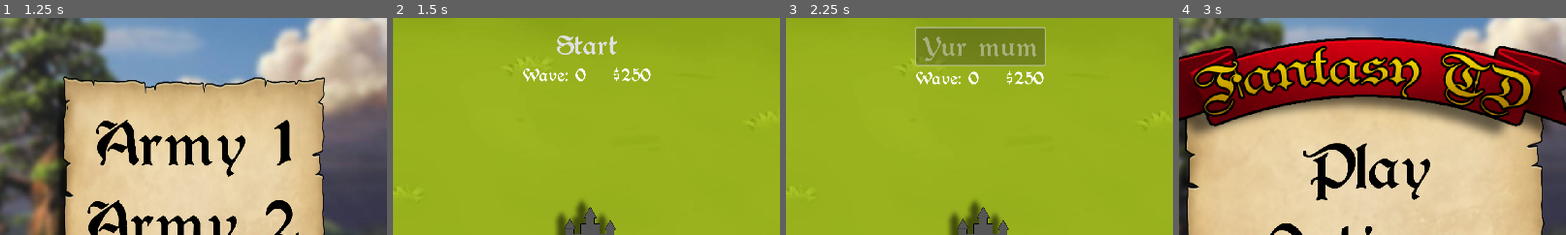
Above: before the commit, frames 1-4 (left to right).
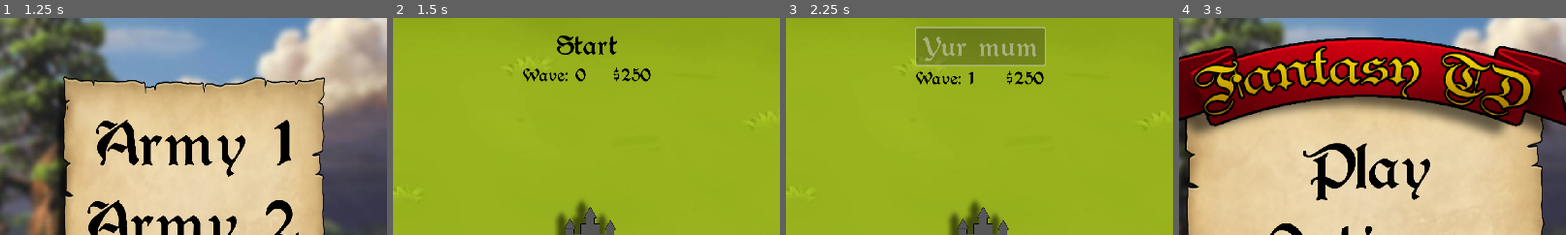
Above: after the commit, the same moments.

Repository: therealallaner/Fantasy-Tower-Defense
Game: Godot game, scene res://Scenes/TitleScreen.tscn
Two runs of this game, one before a commit and one after it. Both use one fixed random seed, a clock stepped at 60 frames per second and the inputs below.
Inputs:
- Up to frame 1 (1.25 s): click "Play" at 0.5 s
- Up to frame 2 (1.5 s): click "Army 1" at 1.25 s
- Up to frame 3 (2.25 s): click "Start" at 2 s
- Up to frame 4 (3 s): click "||" at 2.75 s
The pictures show only the part of the screen within x 25-75%, y 0-50%; the shares and areas given below are measured in that part.

Frame 1 is identical in both runs. In frame 2, 1.2% of the frame differs, in the area x 33-67%, y 8-30%; in frame 3, 0.7%; in frame 4, nothing differs.

Commit message:
Waves and Gameplay Loop
Finished setting up waves so now they are infinite and can scale sorta.
Also added a reward system for beating waves so now it has some form of a gameplay loop.

Diff:
--- a/Assets/UI/Themes/Augusta.tres
+++ b/Assets/UI/Themes/Augusta.tres
@@ -1,10 +1,94 @@
-[gd_resource type="Theme" load_steps=3 format=3 uid="uid://cp2e2s82wiif8"]
+[gd_resource type="Theme" load_steps=9 format=3 uid="uid://cp2e2s82wiif8"]
 
 [ext_resource type="FontFile" uid="uid://dh7mxkef1nqvf" path="res://Assets/Fonts/augusta/Augusta.ttf" id="1_5jc7f"]
+[ext_resource type="Texture2D" uid="uid://bsk4ie7qrdyor" path="res://Assets/UI/MainMenuMenuBG.png" id="2_nv8fn"]
+
+[sub_resource type="StyleBoxFlat" id="StyleBoxFlat_yb75g"]
+content_margin_left = 4.0
+content_margin_top = 4.0
+content_margin_right = 4.0
+content_margin_bottom = 4.0
+bg_color = Color(0.1, 0.1, 0.1, 0.3)
+corner_radius_top_left = 3
+corner_radius_top_right = 3
+corner_radius_bottom_right = 3
+corner_radius_bottom_left = 3
+corner_detail = 5
+
+[sub_resource type="StyleBoxFlat" id="StyleBoxFlat_0ed3w"]
+content_margin_left = 4.0
+content_margin_top = 4.0
+content_margin_right = 4.0
+content_margin_bottom = 4.0
+bg_color = Color(1, 1, 1, 0.75)
+draw_center = false
+border_width_left = 2
+border_width_top = 2
+border_width_right = 2
+border_width_bottom = 2
+corner_radius_top_left = 3
+corner_radius_top_right = 3
+corner_radius_bottom_right = 3
+corner_radius_bottom_left = 3
+corner_detail = 5
+expand_margin_left = 2.0
+expand_margin_top = 2.0
+expand_margin_right = 2.0
+expand_margin_bottom = 2.0
+
+[sub_resource type="StyleBoxFlat" id="StyleBoxFlat_s26qd"]
+content_margin_left = 4.0
+content_margin_top = 4.0
+content_margin_right = 4.0
+content_margin_bottom = 4.0
+bg_color = Color(0.225, 0.225, 0.225, 0.6)
+corner_radius_top_left = 3
+corner_radius_top_right = 3
+corner_radius_bottom_right = 3
+corner_radius_bottom_left = 3
+corner_detail = 5
 
 [sub_resource type="StyleBoxEmpty" id="StyleBoxEmpty_etwhh"]
+
+[sub_resource type="StyleBoxFlat" id="StyleBoxFlat_2tcvm"]
+content_margin_left = 4.0
+content_margin_top = 4.0
+content_margin_right = 4.0
+content_margin_bottom = 4.0
+bg_color = Color(0, 0, 0, 0.6)
+corner_radius_top_left = 3
+corner_radius_top_right = 3
+corner_radius_bottom_right = 3
+corner_radius_bottom_left = 3
+corner_detail = 5
+
+[sub_resource type="StyleBoxTexture" id="StyleBoxTexture_8xgqa"]
+texture = ExtResource("2_nv8fn")
 
 [resource]
 default_font = ExtResource("1_5jc7f")
 default_font_size = 175
+Button/colors/font_color = Color(0, 0, 0, 1)
+Button/colors/font_disabled_color = Color(0.875, 0.875, 0.875, 0.5)
+Button/colors/font_focus_color = Color(0.95, 0.95, 0.95, 1)
+Button/colors/font_hover_color = Color(0.95, 0.95, 0.95, 1)
+Button/colors/font_hover_pressed_color = Color(1, 1, 1, 1)
+Button/colors/font_outline_color = Color(1, 1, 1, 1)
+Button/colors/font_pressed_color = Color(1, 1, 1, 1)
+Button/colors/icon_disabled_color = Color(1, 1, 1, 0.4)
+Button/colors/icon_focus_color = Color(1, 1, 1, 1)
+Button/colors/icon_hover_color = Color(1, 1, 1, 1)
+Button/colors/icon_hover_pressed_color = Color(1, 1, 1, 1)
+Button/colors/icon_normal_color = Color(1, 1, 1, 1)
+Button/colors/icon_pressed_color = Color(1, 1, 1, 1)
+Button/constants/h_separation = 2
+Button/constants/icon_max_width = 0
+Button/constants/outline_size = 0
+Button/fonts/font = ExtResource("1_5jc7f")
+Button/styles/disabled = SubResource("StyleBoxFlat_yb75g")
+Button/styles/focus = SubResource("StyleBoxFlat_0ed3w")
+Button/styles/hover = SubResource("StyleBoxFlat_s26qd")
 Button/styles/normal = SubResource("StyleBoxEmpty_etwhh")
+Button/styles/pressed = SubResource("StyleBoxFlat_2tcvm")
+Label/colors/font_color = Color(0, 0, 0, 1)
+PanelContainer/styles/panel = SubResource("StyleBoxTexture_8xgqa")
--- a/Scenes/Characters/goblin.tscn
+++ b/Scenes/Characters/goblin.tscn
@@ -6,14 +6,14 @@
 
 [sub_resource type="CapsuleShape2D" id="CapsuleShape2D_xgo0f"]
 radius = 9.0
-height = 20.0
+height = 32.0
 
 [sub_resource type="CircleShape2D" id="CircleShape2D_owgjn"]
 radius = 19.0263
 
 [node name="Goblin" type="CharacterBody2D"]
 collision_layer = 4
-collision_mask = 11
+collision_mask = 3
 script = ExtResource("1_m3jd8")
 
 [node name="Sprite2D" type="Sprite2D" parent="."]
@@ -21,12 +21,12 @@
 texture = ExtResource("2_c3c30")
 
 [node name="CollisionShape2D" type="CollisionShape2D" parent="."]
-position = Vector2(0, 14)
+position = Vector2(0, 6)
 shape = SubResource("CapsuleShape2D_xgo0f")
 
 [node name="AttackRange" type="Area2D" parent="."]
 collision_layer = 4
-collision_mask = 15
+collision_mask = 7
 script = ExtResource("3_nd61b")
 
 [node name="CollisionShape2D" type="CollisionShape2D" parent="AttackRange"]
--- a/Scenes/Characters/sorcerer.tscn
+++ b/Scenes/Characters/sorcerer.tscn
@@ -1,12 +1,13 @@
-[gd_scene load_steps=6 format=3 uid="uid://b8yaa01m7dtw1"]
+[gd_scene load_steps=7 format=3 uid="uid://b8yaa01m7dtw1"]
 
 [ext_resource type="Script" path="res://Scripts/Classes/Sorcerer.gd" id="1_6o6ak"]
 [ext_resource type="Texture2D" uid="uid://cs3r8cehshbxd" path="res://Assets/My Sprites/LowRangedUnit.png" id="2_76nyj"]
+[ext_resource type="PackedScene" uid="uid://ci2u2yr134vu8" path="res://Scenes/Objects/SorcSpell.tscn" id="2_ec4il"]
 [ext_resource type="Script" path="res://Scripts/Components/AttackRange.gd" id="3_874on"]
 
 [sub_resource type="CapsuleShape2D" id="CapsuleShape2D_w74di"]
 radius = 15.0
-height = 38.0
+height = 54.0
 
 [sub_resource type="CapsuleShape2D" id="CapsuleShape2D_65rf6"]
 radius = 95.0
@@ -14,15 +15,16 @@
 
 [node name="Sorcerer" type="CharacterBody2D"]
 collision_layer = 4
-collision_mask = 15
+collision_mask = 3
 script = ExtResource("1_6o6ak")
+projectile = ExtResource("2_ec4il")
+projectile_speed = 250
 
 [node name="Sprite2D" type="Sprite2D" parent="."]
 modulate = Color(0.301961, 0, 0.584314, 1)
 texture = ExtResource("2_76nyj")
 
 [node name="CollisionShape2D" type="CollisionShape2D" parent="."]
-position = Vector2(0, 10)
 shape = SubResource("CapsuleShape2D_w74di")
 
 [node name="AttackRange" type="Area2D" parent="."]
--- a/Scenes/Characters/xbowman.tscn
+++ b/Scenes/Characters/xbowman.tscn
@@ -1,7 +1,8 @@
-[gd_scene load_steps=6 format=3 uid="uid://euprlpbkbsih"]
+[gd_scene load_steps=7 format=3 uid="uid://euprlpbkbsih"]
 
 [ext_resource type="Script" path="res://Scripts/Classes/xbowman.gd" id="1_5adh0"]
 [ext_resource type="Texture2D" uid="uid://cs3r8cehshbxd" path="res://Assets/My Sprites/LowRangedUnit.png" id="2_5ig6h"]
+[ext_resource type="PackedScene" uid="uid://dc8iywyfffmen" path="res://Scenes/Objects/xbow_bolt.tscn" id="2_hfh1u"]
 [ext_resource type="Script" path="res://Scripts/Components/AttackRange.gd" id="3_p22ys"]
 
 [sub_resource type="CapsuleShape2D" id="CapsuleShape2D_w74di"]
@@ -16,6 +17,8 @@
 collision_layer = 2
 collision_mask = 13
 script = ExtResource("1_5adh0")
+projectile = ExtResource("2_hfh1u")
+projectile_speed = 350
 
 [node name="Sprite2D" type="Sprite2D" parent="."]
 modulate = Color(0.282353, 0.105882, 0, 1)
--- a/Scenes/Objects/SorcSpell.tscn
+++ b/Scenes/Objects/SorcSpell.tscn
@@ -16,8 +16,7 @@
 autostart = true
 
 [node name="Area2D" type="Area2D" parent="."]
-collision_layer = 4
-collision_mask = 15
+collision_layer = 0
 
 [node name="CollisionShape2D" type="CollisionShape2D" parent="Area2D"]
 shape = SubResource("CircleShape2D_nrb7d")
--- a/Scenes/Objects/xbow_bolt.tscn
+++ b/Scenes/Objects/xbow_bolt.tscn
@@ -16,8 +16,8 @@
 autostart = true
 
 [node name="Area2D" type="Area2D" parent="."]
-collision_layer = 4
-collision_mask = 15
+collision_layer = 0
+collision_mask = 4
 
 [node name="CollisionShape2D" type="CollisionShape2D" parent="Area2D"]
 position = Vector2(2.5, 0)
--- a/Scenes/UI_Scenes/game_ui.tscn
+++ b/Scenes/UI_Scenes/game_ui.tscn
@@ -12,6 +12,38 @@
 
 [node name="Game UI" type="CanvasLayer"]
 script = ExtResource("1_pvasg")
+
+[node name="WaveRewards" type="PanelContainer" parent="."]
+anchors_preset = 8
+anchor_left = 0.5
+anchor_top = 0.5
+anchor_right = 0.5
+anchor_bottom = 0.5
+offset_left = -376.0
+offset_top = -198.5
+offset_right = 376.0
+offset_bottom = 198.5
+grow_horizontal = 2
+grow_vertical = 2
+theme = ExtResource("2_mttdy")
+
+[node name="MarginContainer" type="MarginContainer" parent="WaveRewards"]
+layout_mode = 2
+theme_override_constants/margin_left = 250
+theme_override_constants/margin_top = 100
+theme_override_constants/margin_right = 250
+theme_override_constants/margin_bottom = 100
+
+[node name="VBoxContainer" type="VBoxContainer" parent="WaveRewards/MarginContainer"]
+layout_mode = 2
+
+[node name="test 1" type="Label" parent="WaveRewards/MarginContainer/VBoxContainer"]
+layout_mode = 2
+text = "Nice Wave!!"
+
+[node name="test 2" type="Button" parent="WaveRewards/MarginContainer/VBoxContainer"]
+layout_mode = 2
+text = "OK"
 
 [node name="GameStats" type="VBoxContainer" parent="."]
 anchors_preset = 5
@@ -172,6 +204,10 @@
 layout_mode = 2
 size_flags_horizontal = 3
 
+[node name="Timer" type="Timer" parent="."]
+one_shot = true
+
+[connection signal="pressed" from="WaveRewards/MarginContainer/VBoxContainer/test 2" to="." method="_on_test_2_pressed"]
 [connection signal="pressed" from="GameStats/WaveController" to="." method="_on_wave_controller_pressed"]
 [connection signal="mouse_entered" from="Stores/HumanStore/Infantry/Infantry" to="." method="_on_infantry_mouse_entered"]
 [connection signal="mouse_exited" from="Stores/HumanStore/Infantry/Infantry" to="." method="_on_infantry_mouse_exited"]
@@ -181,3 +217,4 @@
 [connection signal="pressed" from="Stores/HumanStore/Xbowman/Xbow" to="." method="_on_xbow_pressed"]
 [connection signal="pressed" from="MenuButtons/Pause" to="." method="_on_pause_pressed"]
 [connection signal="pressed" from="MenuButtons/Quit" to="." method="_on_quit_pressed"]
+[connection signal="timeout" from="Timer" to="." method="_on_timer_timeout"]
--- a/Scenes/node_2d.tscn
+++ b/Scenes/node_2d.tscn
@@ -22,6 +22,8 @@
 
 [node name="Game UI" parent="." instance=ExtResource("4_j1k6x")]
 
+[node name="SpawnController" parent="." instance=ExtResource("6_00qip")]
+
 [node name="Wave 1" type="Node2D" parent="."]
 
 [node name="Spawner" parent="Wave 1" instance=ExtResource("5_bipg0")]
@@ -30,4 +32,26 @@
 [node name="Spawner2" parent="Wave 1" instance=ExtResource("5_bipg0")]
 position = Vector2(216, 1168)
 
-[node name="SpawnController" parent="." instance=ExtResource("6_00qip")]
+[node name="Wave 3" type="Node2D" parent="."]
+
+[node name="Spawner" parent="Wave 3" instance=ExtResource("5_bipg0")]
+position = Vector2(-97, 555)
+
+[node name="Spawner3" parent="Wave 3" instance=ExtResource("5_bipg0")]
+position = Vector2(-113, 228)
+
+[node name="Wave 5" type="Node2D" parent="."]
+
+[node name="Spawner" parent="Wave 5" instance=ExtResource("5_bipg0")]
+position = Vector2(2049, 986)
+
+[node name="Spawner3" parent="Wave 5" instance=ExtResource("5_bipg0")]
+position = Vector2(1591, 1191)
+
+[node name="Wave 7" type="Node2D" parent="."]
+
+[node name="Spawner" parent="Wave 7" instance=ExtResource("5_bipg0")]
+position = Vector2(-106, 705)
+
+[node name="Spawner3" parent="Wave 7" instance=ExtResource("5_bipg0")]
+position = Vector2(-97, 1099)
--- a/Scripts/Classes/RangedUnit.gd
+++ b/Scripts/Classes/RangedUnit.gd
@@ -2,7 +2,9 @@
 class_name Ranged_Unit
 
 
-@onready var projectile = preload("res://Scenes/Objects/SorcSpell.tscn")
+#@onready var projectile = preload("res://Scenes/Objects/SorcSpell.tscn")
+@export var projectile: PackedScene
+@export var projectile_speed: int
 
 
 func Ranged_Attack():
@@ -14,5 +16,6 @@
 	var instancerotation = instancedir.angle()
 	instance.rotation = instancerotation
 	instance.Target = Target
+	instance.Speed = projectile_speed
 	instance.attackDMG = attackDMG
 	$AttackRange/AttackTimer.start()
--- a/Scripts/Classes/commander.gd
+++ b/Scripts/Classes/commander.gd
@@ -6,7 +6,7 @@
 var max_troop_command = 7
 var current_command = 0
 var mouse_hovering = false
-var Speed = 60
+var Speed = 95
 var Target = null
 var Targetdis: float
 var Units = []
--- a/Scripts/Classes/xbowman.gd
+++ b/Scripts/Classes/xbowman.gd
@@ -2,10 +2,8 @@
 class_name Xbow
 
 
-
 func _ready():
 	isenemy = false
-	projectile = preload("res://Scenes/Objects/xbow_bolt.tscn")
 	Speed = 100
 	attackDMG = 6
 	HP = 12
--- a/Scripts/Game UI.gd
+++ b/Scripts/Game UI.gd
@@ -8,12 +8,15 @@
 @onready var Inf_B = $Stores/HumanStore/Infantry/Infantry
 @onready var Xbow_L = $Stores/HumanStore/Xbowman/Label2
 @onready var Xbow_B = $Stores/HumanStore/Xbowman/Xbow
+@onready var Commander = preload("res://Scenes/Characters/commander.tscn")
 @onready var Infantry_Unit = preload("res://Scenes/Characters/infantry.tscn")
 @onready var Xbow_Unit = preload("res://Scenes/Characters/xbowman.tscn")
 @onready var MaxSpace = $CommanderStats/MaxSpace
 @onready var CurrSpace = $CommanderStats/CurrSpace
+var CommanderRounds = [2,5,8]
 
 func _ready():
+	$WaveRewards.hide()
 	WaveButton.text = "Start"
 	WaveCount.text = "Wave: " + str(Global.CurrWave)
 	$Stores/HumanStore.visible = false
@@ -23,12 +26,16 @@
 
 func _process(delta):
 	Money.text = "$" + str(Global.PlayerMoney)
+	WaveCount.text = "Wave: " + str(Global.CurrWave)
 	if Global.WaveisActive:
 		WaveButton.text = "Yur mum"
 		WaveButton.disabled = true
 	else:
 		WaveButton.text = "Start"
-		WaveButton.disabled = false
+
+	if !Global.WaveisActive:
+		if Global.WaveReward:
+			WaveRewards()
 
 func Check_Troops():
 	var max = Global.SelectedCommander.max_troop_command
@@ -49,6 +56,26 @@
 	else:
 		Xbow_B.disabled = false
 
+func WaveRewards():
+	var MoneyExponent: int
+	Global.WaveReward = false
+	$WaveRewards.show()
+	if Global.CurrWave < 4:
+		MoneyExponent = 20
+	elif Global.CurrWave < 10:
+		MoneyExponent = 15
+	else:
+		MoneyExponent = 10
+
+	Global.PlayerMoney += MoneyExponent + MoneyExponent * Global.CurrWave
+	Add_Commander()
+
+func Add_Commander():
+	if Global.CurrWave in CommanderRounds:
+		var instance = Commander.instantiate()
+		var targetpos = get_parent().get_node("TheTower/UnitSpawner").global_position
+		instance.position = targetpos
+		get_parent().add_child(instance)
 
 func _on_infantry_mouse_entered():
 	Inf_L.visible = true
@@ -98,5 +125,15 @@
 
 
 func _on_wave_controller_pressed():
-	get_parent().get_node("SpawnController").GobbySpawn()
-	get_parent().get_node("SpawnController").SorcSpawn()
+	Global.CurrWave += 1
+	get_parent().get_node("SpawnController").WaveNode = "Wave " + str(Global.CurrWave)
+	get_parent().get_node("SpawnController").Set_Spawns()
+	$Timer.start()
+
+func _on_test_2_pressed():
+	$WaveRewards.hide()
+	WaveButton.disabled = false
+
+
+func _on_timer_timeout():
+	Global.WaveReward = true
--- a/Scripts/Global.gd
+++ b/Scripts/Global.gd
@@ -11,3 +11,4 @@
 var CaptainCost = 150
 
 var WaveisActive = false
+var WaveReward = false
--- a/Scripts/Spawner.gd
+++ b/Scripts/Spawner.gd
@@ -7,16 +7,18 @@
 @onready var gobbyspacer = $GoblinSpacer
 @onready var sorcspacer = $SorcSpacer
 
+@onready var node = get_parent().get_node_or_null(WaveNode)
+
+var WaveNode = "Wave 1"
 var CurrentEnemies = []
-
 var gobbycount = 5
-var sorccount = 0
+var sorccount = -2
 var g_spacer = false
 var s_spacer = false
 var spawners = []
 
 func _ready():
-	for s in get_parent().get_node("Wave 1").get_children():
+	for s in get_parent().get_node(WaveNode).get_children():
 		spawners.append(s.global_position)
 
 func _process(delta):
@@ -24,6 +26,18 @@
 		Global.WaveisActive = true
 	else:
 		Global.WaveisActive = false
+
+
+
+func Set_Spawns():
+	node = get_parent().get_node_or_null(WaveNode)
+	if node:
+		for s in get_parent().get_node(WaveNode).get_children():
+			spawners.append(s.global_position)
+	GobbySpawn()
+	SorcSpawn()
+	gobbycount += 1
+	sorccount += 1
 
 func GobbySpawn():
 	for i in range(gobbycount):
@@ -40,18 +54,19 @@
 			await gobbyspacer.timeout
 
 func SorcSpawn():
-	for i in range(sorccount):
-		var randomIndex = randi() % spawners.size()
-		var s = spawners[randomIndex]
-		var instance = Sorc.instantiate()
-		var targetpos = s
-		instance.position = targetpos
-		get_parent().add_child(instance)
-		CurrentEnemies.append(instance)
-		sorcspacer.start()
-		s_spacer = true
-		while s_spacer:
-			await sorcspacer.timeout
+	if sorccount > 0:
+		for i in range(sorccount):
+			var randomIndex = randi() % spawners.size()
+			var s = spawners[randomIndex]
+			var instance = Sorc.instantiate()
+			var targetpos = s
+			instance.position = targetpos
+			get_parent().add_child(instance)
+			CurrentEnemies.append(instance)
+			sorcspacer.start()
+			s_spacer = true
+			while s_spacer:
+				await sorcspacer.timeout
 
 
 
--- a/Scripts/node_2d.gd
+++ b/Scripts/node_2d.gd
@@ -12,4 +12,5 @@
 
 func _process(delta):
 	if $TheTower.HP <= 0:
-		get_tree().change_scene_to_file("res://Scenes/main_menu.tscn")
+		Global.CurrWave = 0
+		get_tree().change_scene_to_file("res://Scenes/TitleScreen.tscn")
